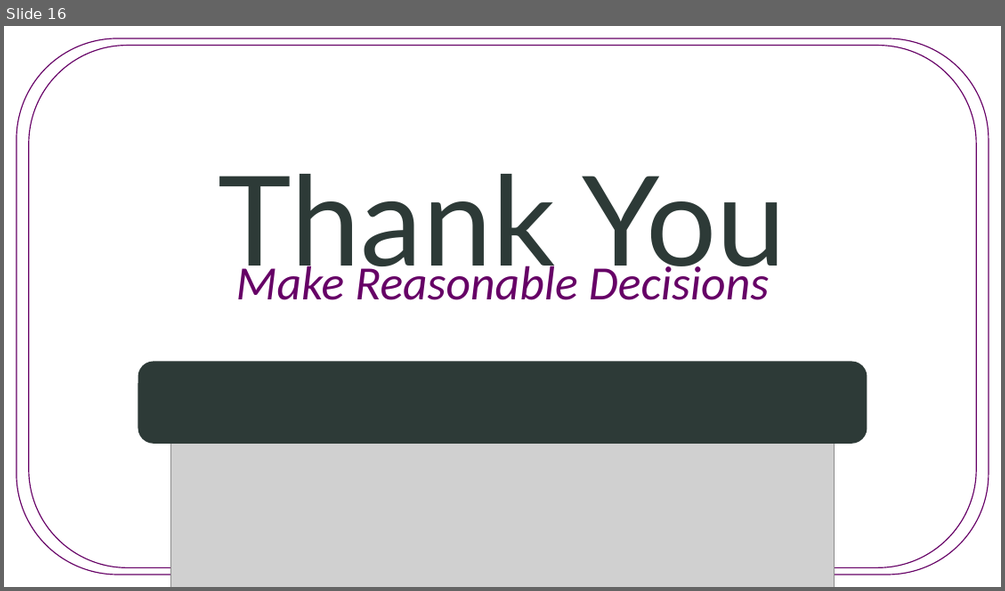
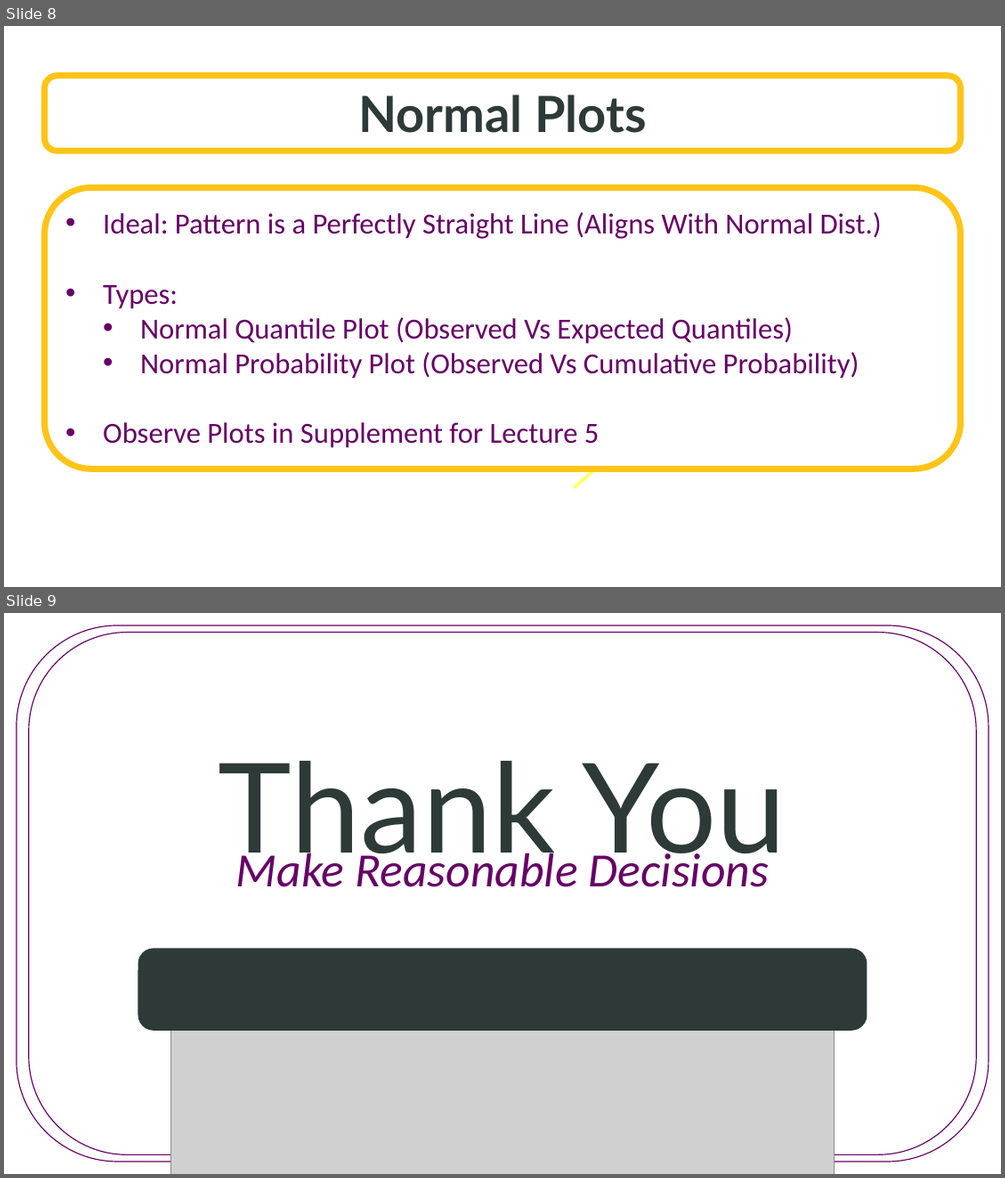
Before and after one commit to SuperMarioGiacomazzo/STOR455_WEBSITE, a slide deck: Lectures/5 - Assessing Conditions.pptx. Shown one above the other, each under a label of ours: slide 16 before the commit, slides 8 and 9 after it. The pictures are 1005x591 and 1005x1178 pixels, drawn with LibreOffice and Linux fonts; fonts in the diff are those of the drawing; grey boxes stand for pictures; background and template pictures are left out. Boxes give left, top, right and bottom in pixels: in the first picture for what was removed or moved away, otherwise in the second. Text is boxed around its words. In the diff, an @@ line names an element or a change of style, - is before the commit and + after.

```diff
--- a/Lectures/5 - Assessing Conditions.pptx
+++ b/Lectures/5 - Assessing Conditions.pptx
@@ slide 8 added at <box>4,26,1001,587</box>, background picture (left out) @@
@@ rounded rectangle added at <box>44,75,961,151</box>, fill #FFFFFF at 70% opacity, outline #FFC416 6 pt, 48 pt, text #2D3A37, bold @@
+Normal Plots
@@ rounded rectangle added at <box>44,187,961,468</box>, fill #FFFFFF, outline #FFC416 6 pt, 28 pt, text #660066 @@
+• Ideal: Pattern is a Perfectly Straight Line (Aligns With Normal Dist.)
+• Types:
+  • Normal Quantile Plot (Observed Vs Expected Quantiles)
+  • Normal Probability Plot (Observed Vs Cumulative Probability)
+• Observe Plots in Supplement for Lecture 5
@@ arrow added from (574, 487) to (624, 444), #FFFF66 3 pt @@
@@ what was slide 16 is now slide 9 @@
```
Also in this commit, not shown: 2 slides changed, 5 other slides added, 13 slides removed, 12 other files.
